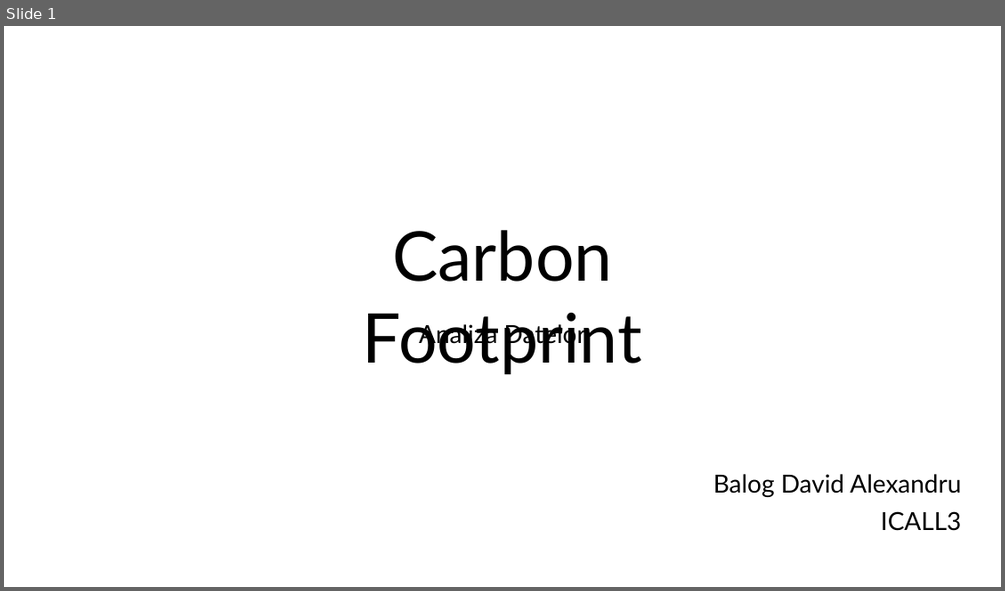
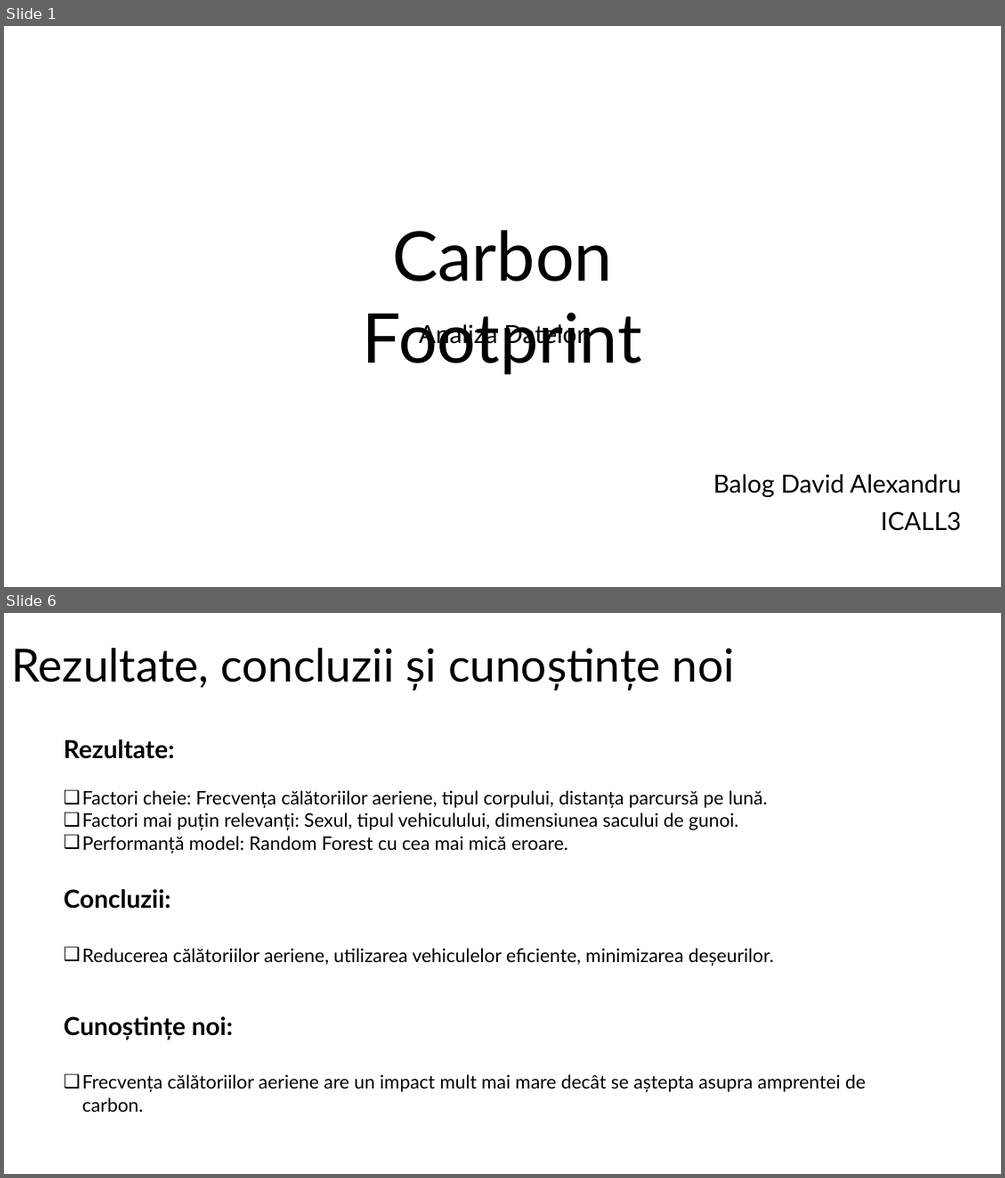
Before and after one commit to BalogDavid/ProiectAnalizaDate, a slide deck: Prezentare Analiza Datelor-Balog David Alexandru.pptx. Shown one above the other, each under a label of ours: slide 1 before the commit, slides 1 and 6 after it; the slides between them are not shown. The pictures are 1005x591 and 1005x1178 pixels, drawn with LibreOffice and Linux fonts; fonts in the diff are those of the drawing. Boxes give left, top, right and bottom in pixels: in the first picture for what was removed or moved away, otherwise in the second. Text is boxed around its words. In the diff, an @@ line names an element or a change of style, - is before the commit and + after.

```diff
--- a/Prezentare Analiza Datelor-Balog David Alexandru.pptx
+++ b/Prezentare Analiza Datelor-Balog David Alexandru.pptx
@@ slide 6 added at [4,613,1001,1174], background #FFFFFF @@
@@ title added at [11,648,735,690], 44 pt, text #000000 @@
+Rezultate, concluzii și cunoștințe noi
@@ text added at [64,739,866,1111], 18 pt, text #000000 @@
+Rezultate:
+❑ Factori cheie: Frecvența călătoriilor aeriene, tipul corpului, distanța parcursă pe lună.
+❑ Factori mai puțin relevanți: Sexul, tipul vehiculului, dimensiunea sacului de gunoi.
+❑ Performanță model: Random Forest cu cea mai mică eroare.
+Concluzii:
+❑ Reducerea călătoriilor aeriene, utilizarea vehiculelor eficiente, minimizarea deșeurilor.
+Cunoștințe noi:
+❑ Frecvența călătoriilor aeriene are un impact mult mai mare decât se aștepta asupra amprentei de carbon.
```
Also in this commit, not shown: 2 slides changed, 2 other slides added, 3 slides removed, 1 other file.
